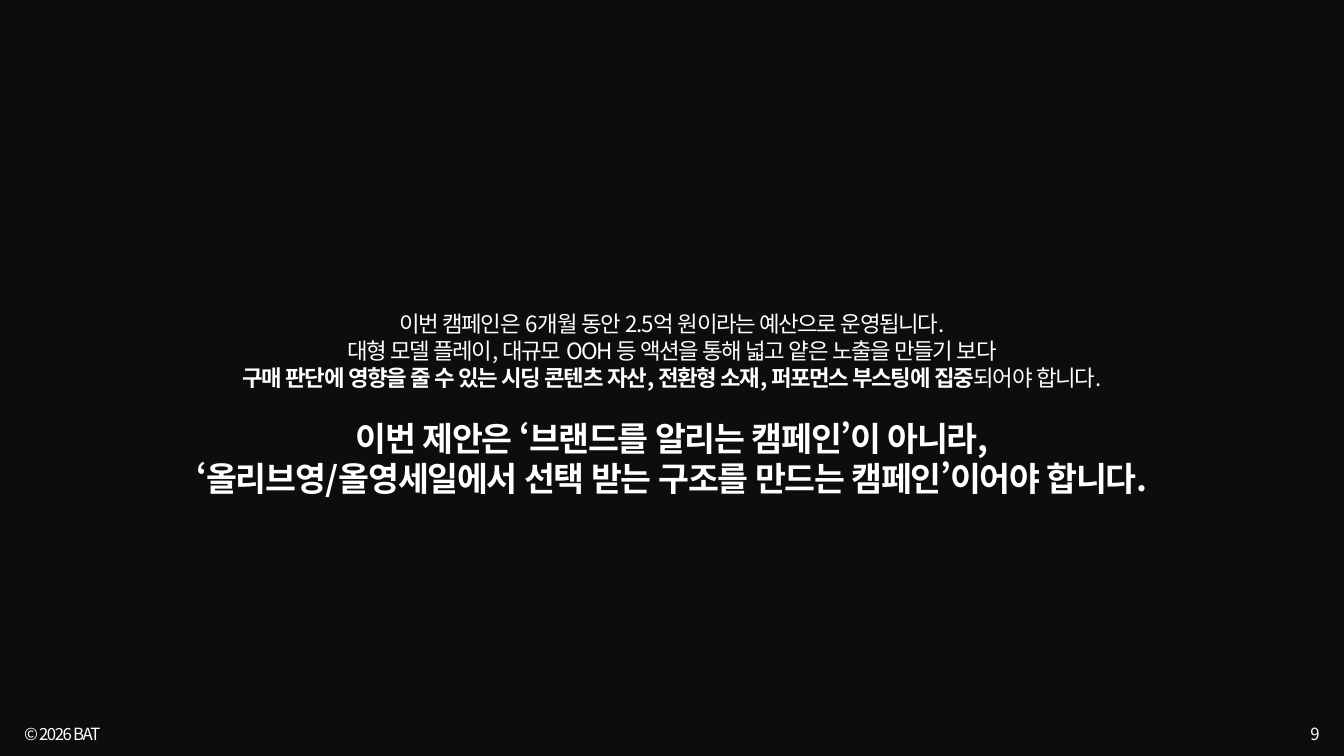
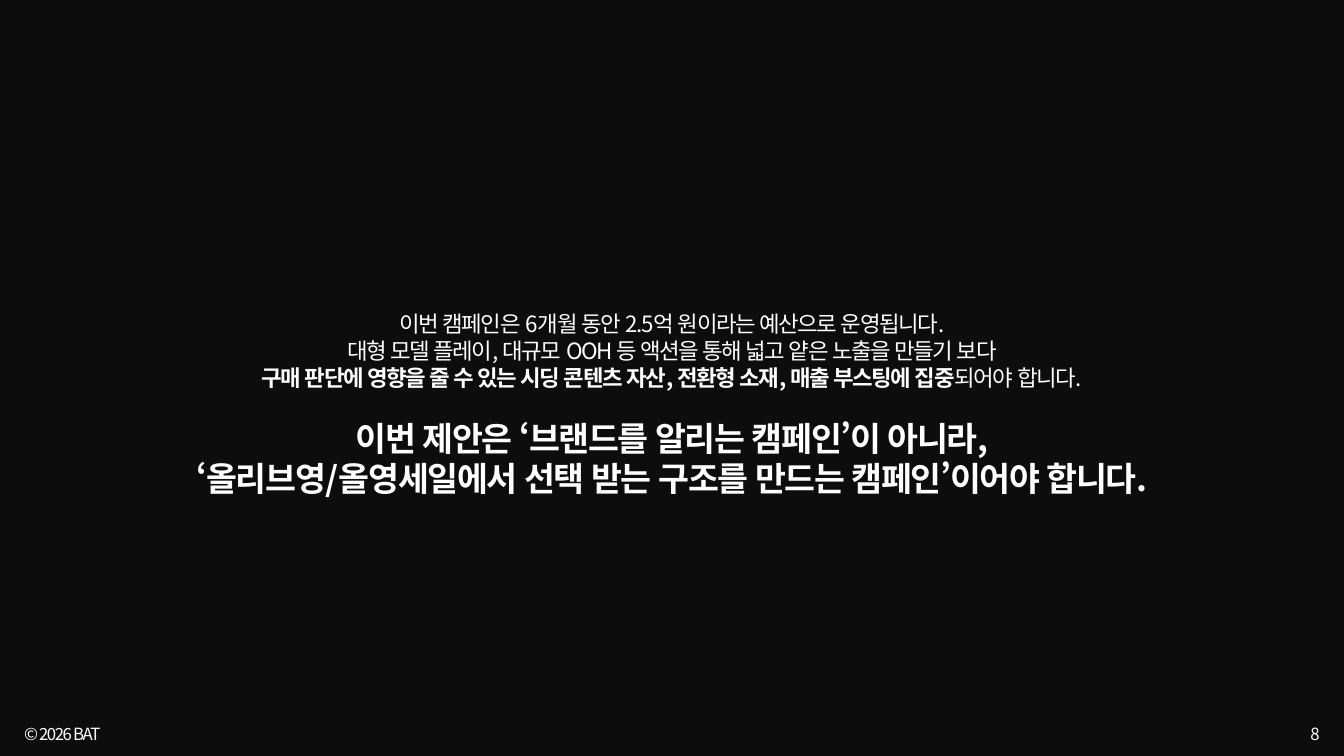
Before and after one commit to bat-han-26/oy_all-the-better_proposal, a slide deck: slide 8 of proposal/올더베러_제안덱_병합본.pptx (slide 9 before the commit). Drawn at 1344x756 pixels with LibreOffice and Linux fonts; fonts in the diff are those of the drawing. Boxes give left, top, right and bottom in pixels: in the first picture for what was removed or moved away, otherwise in the second. Text is boxed around its words. In the diff, an @@ line names an element or a change of style, - is before the commit and + after.

```diff
--- a/proposal/올더베러_제안덱_병합본.pptx
+++ b/proposal/올더베러_제안덱_병합본.pptx
@@ text at <box>262,363,1082,391</box>: text changed @@
-구매 판단에 영향을 줄 수 있는 시딩 콘텐츠 자산, 전환형 소재, 퍼포먼스 부스팅에 집중되어야 합니다.
+구매 판단에 영향을 줄 수 있는 시딩 콘텐츠 자산, 전환형 소재, 매출 부스팅에 집중되어야 합니다.
@@ page number at <box>1310,727,1319,740</box>: text changed @@
-9
+8
```
Also in this commit, not shown: 16 other slides changed, 2 other files.
